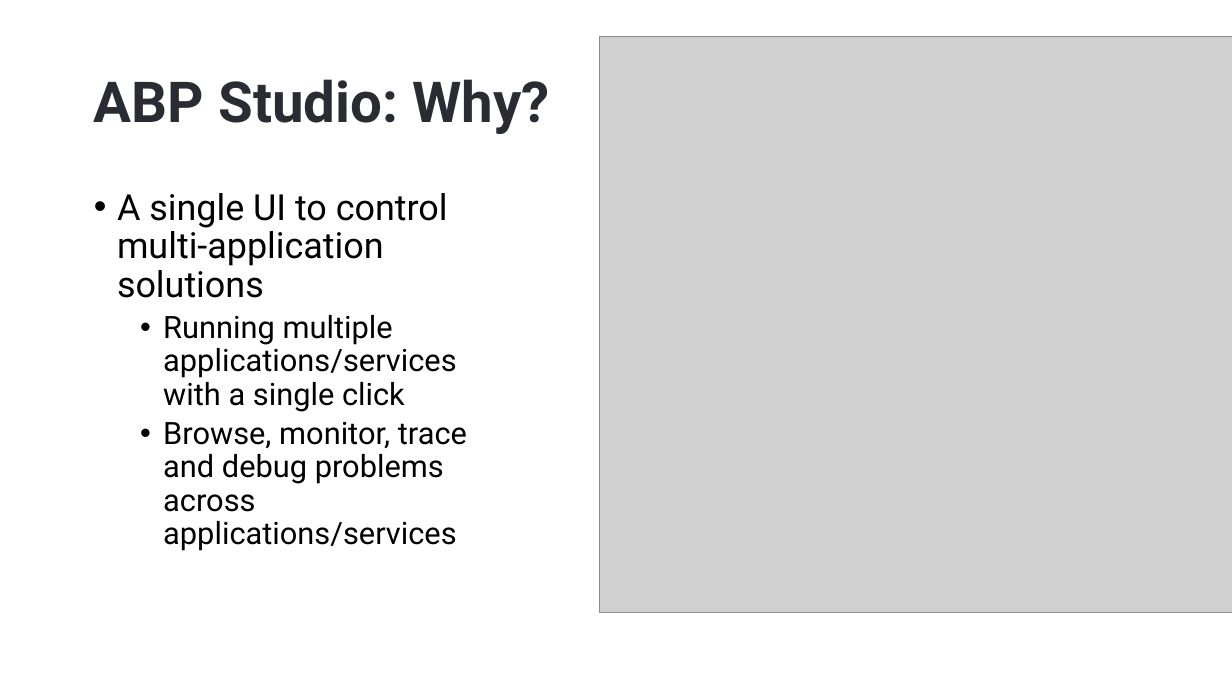
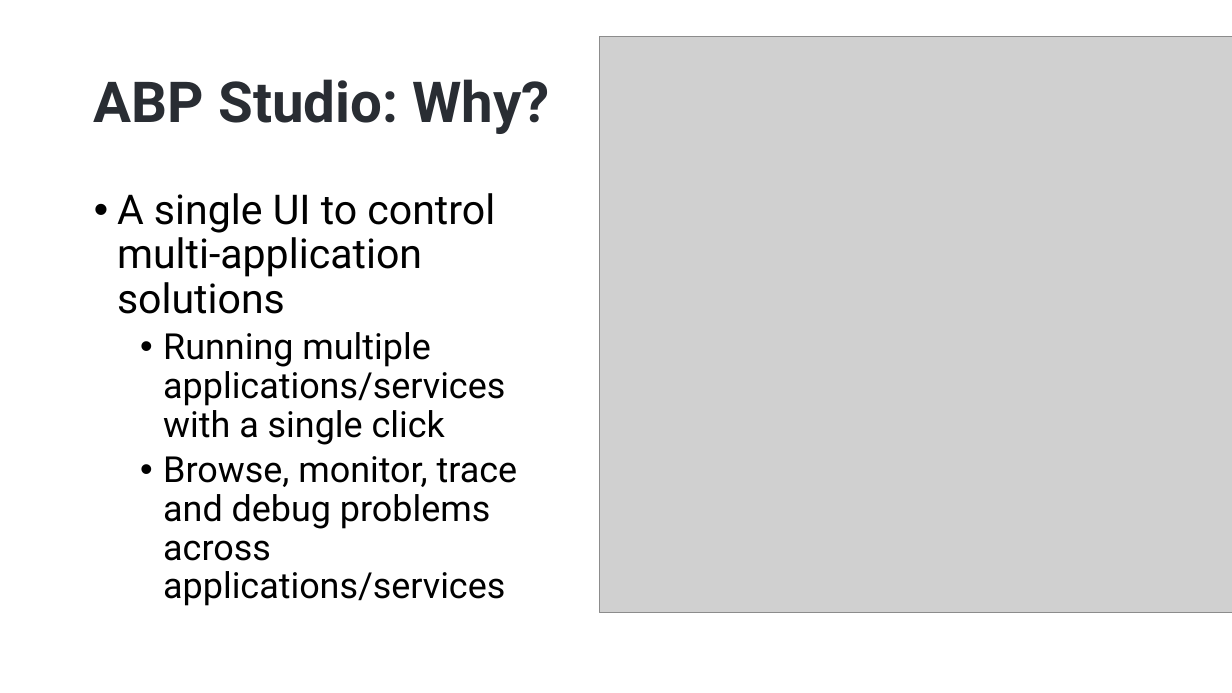
Before and after one commit to hikalkan/presentations, a slide deck: slide 5 of 2024-08-15 ABP Community Talks 2024.4/ABP Studio - The Missing Tool for Dotnet Developers.pptx. Drawn at 1232x693 pixels with LibreOffice and Linux fonts; fonts in the diff are those of the drawing; grey boxes stand for pictures; background and template pictures are left out. Boxes give left, top, right and bottom in pixels: in the first picture for what was removed or moved away, otherwise in the second. Text is boxed around its words. In the diff, an @@ line names an element or a change of style, - is before the commit and + after.

```diff
--- a/2024-08-15 ABP Community Talks 2024.4/ABP Studio - The Missing Tool for Dotnet Developers.pptx
+++ b/2024-08-15 ABP Community Talks 2024.4/ABP Studio - The Missing Tool for Dotnet Developers.pptx
@@ text "A single UI to control ..." at [117,193,518,606]: size 28 to 32 pt in "A single UI to control multi-application solutions"; size 24 to 28 pt in "Running multiple applications/services with a single click", "Browse, monitor, trace and debug problems across ..." @@
```
Also in this commit, not shown: 3 other slides changed.
